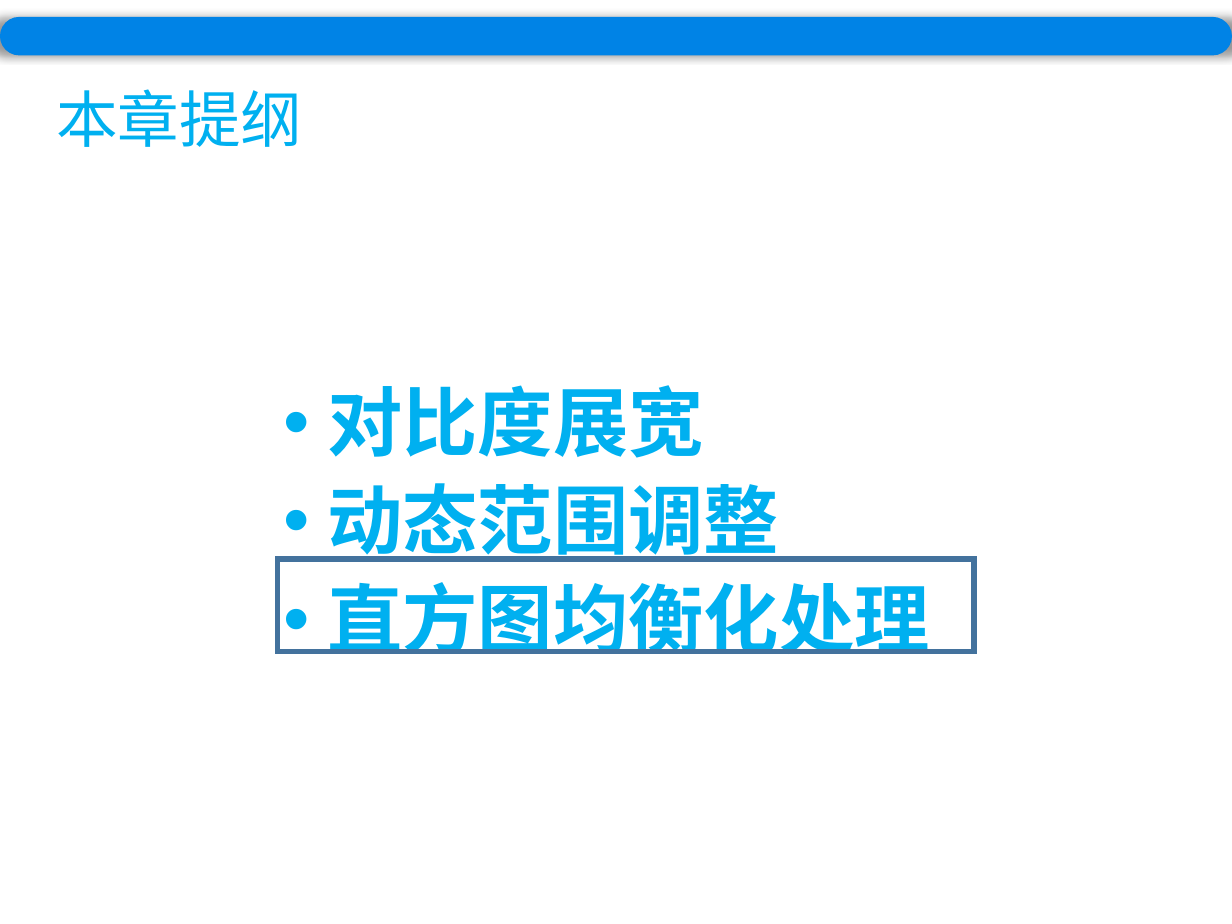
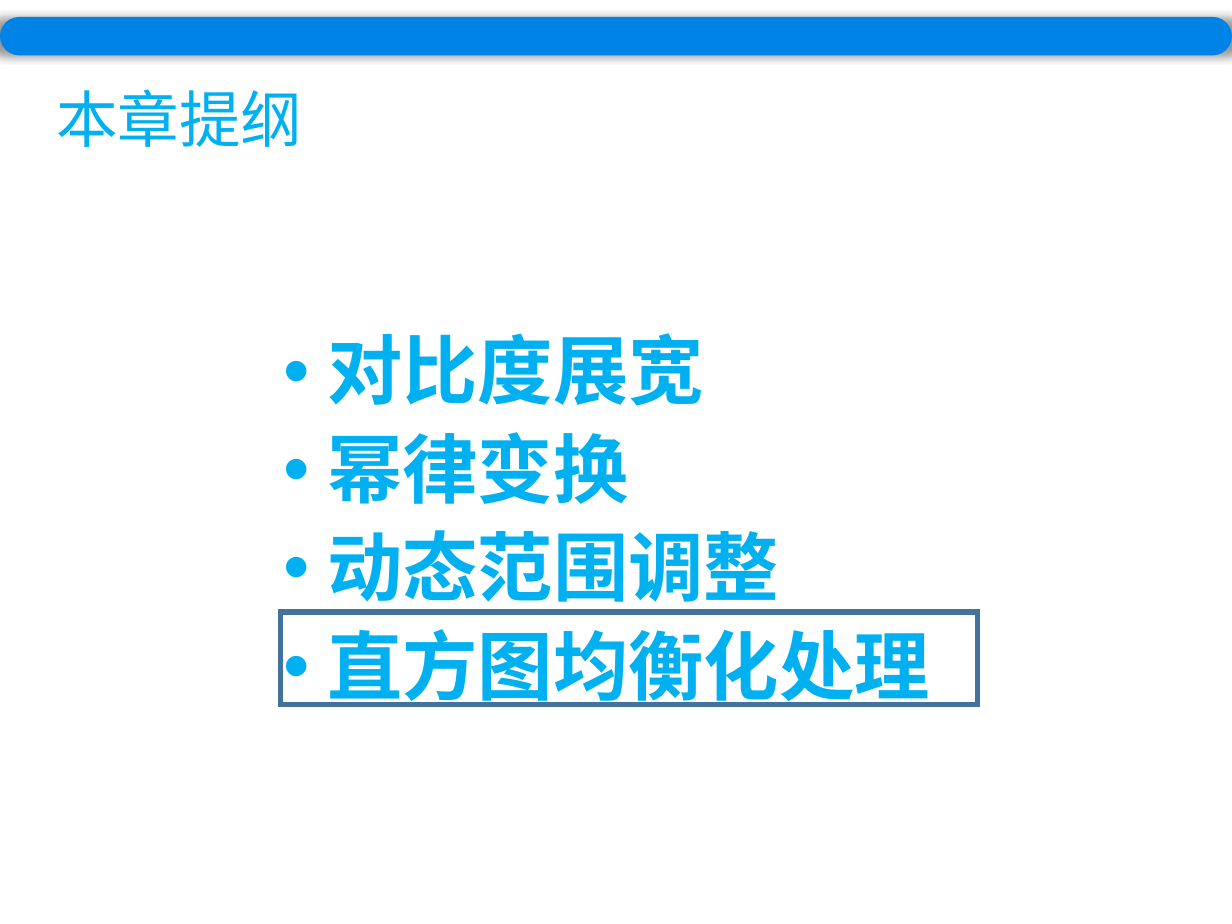
Before and after one commit to wuyirui/wuyirui.github.io, a slide deck: slide 28 of ppt/Chapter3.pptx (slide 20 before the commit). Drawn at 1232x924 pixels with LibreOffice and Linux fonts; fonts in the diff are those of the drawing. Boxes give left, top, right and bottom in pixels: in the first picture for what was removed or moved away, otherwise in the second. Text is boxed around its words. In the diff, an @@ line names an element or a change of style, - is before the commit and + after.

```diff
--- a/ppt/Chapter3.pptx
+++ b/ppt/Chapter3.pptx
@@ text "对比度展宽": place and size @@
-text "对比度展宽" at <box>327,385,929,654</box>
+text "对比度展宽" at <box>327,333,929,707</box>
@@ text at <box>327,432,628,504</box>: paragraph added @@
+• 幂律变换
@@ rectangle: place and size @@
-rectangle at <box>277,559,975,652</box>
+rectangle at <box>281,612,978,705</box>
```
Also in this commit, not shown: 4 other slides changed, 8 slides added, 11 other files.
